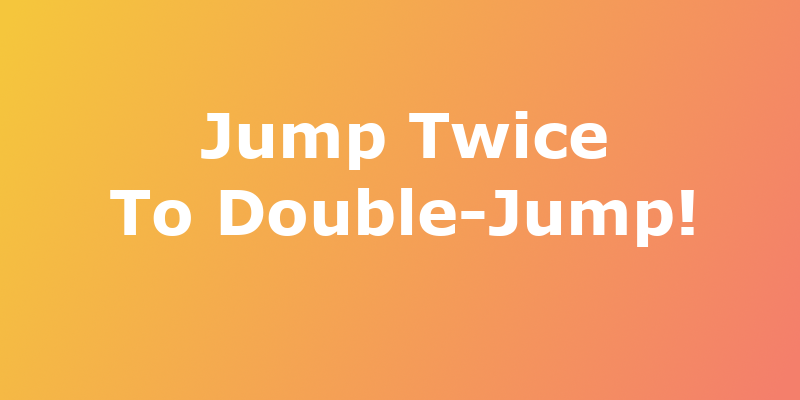
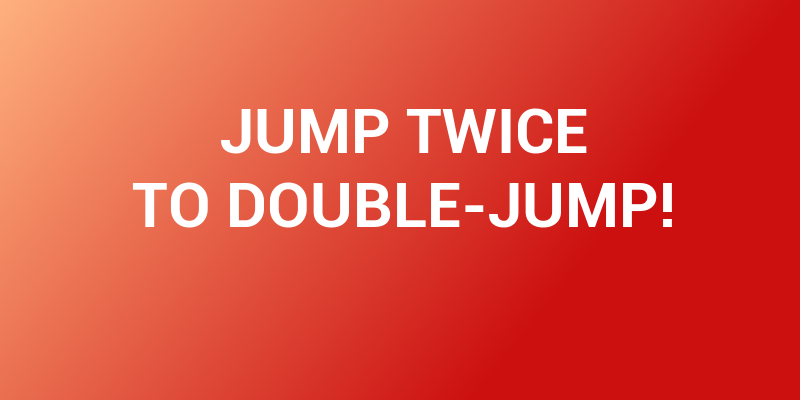
Comparing the layer stacks of the two 800x400 images. Changes:
renamed "Jump Twice ..." to "JUMP TWICE ...", painted on it over [110,108,694,247]
painted on "Base" over [0,0,800,400]
